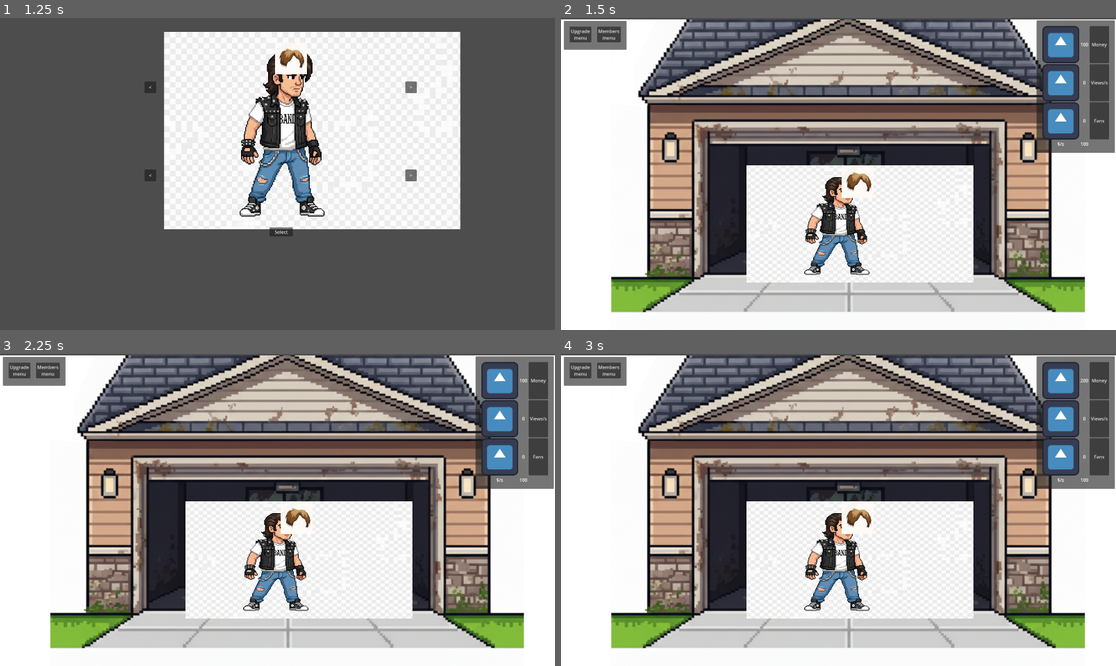
Above: before the commit, frames 1-4 (two rows, left to right).
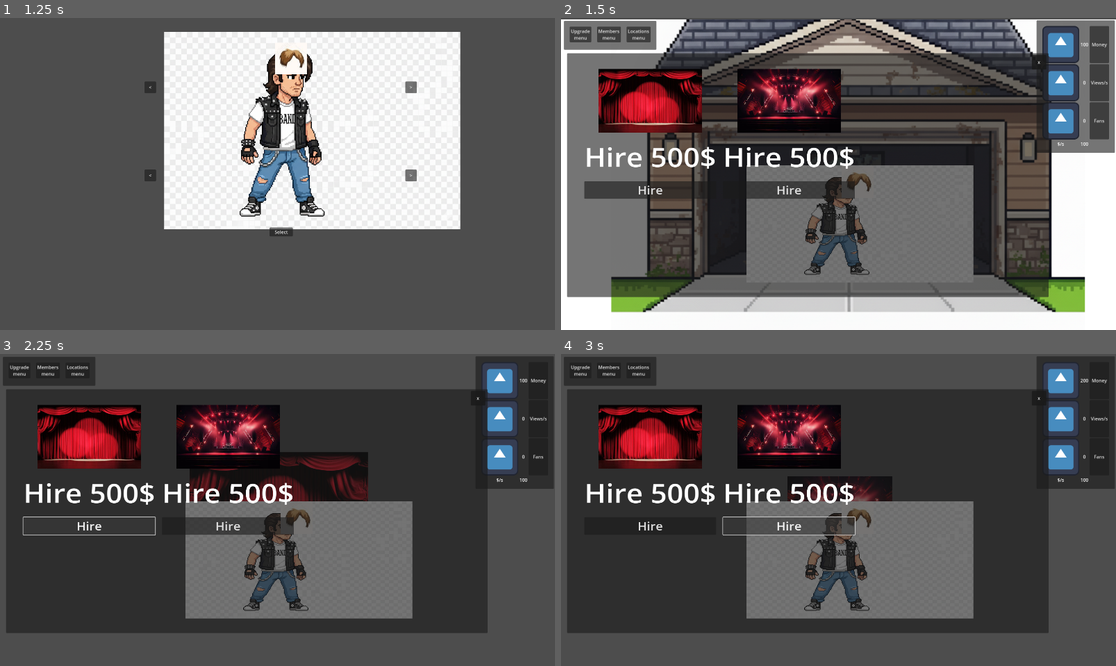
Above: after the commit, the same moments.

Repository: Geluco/music-band-tycoon
Game: Godot game, scene res://scenes/menu.tscn
Two runs of this game, one before a commit and one after it. Both use one fixed random seed, a clock stepped at 60 frames per second and the inputs below. The engine's default icon, where the game draws it, is replaced by a stand-in: a white triangle on a blue panel in a dark square.
Inputs (mouse positions are in pixels of both pictures, inside the frame that each line leads up to):
- Up to frame 1 (1.25 s): click "Play" at 0.5 s
- Up to frame 2 (1.5 s): click "Select" at 1.25 s
- Up to frame 3 (2.25 s): click (88, 525) at 2 s, where only the run after the commit has a clickable "Hire"
- Up to frame 4 (3 s): click (788, 525) at 2.75 s, where only the run after the commit has a clickable "Hire"

Frame 1 is identical in both runs. In frame 2, 58% of the frame differs, in the area x 1-88%, y 0-90%; in frame 3, 89%, in the area x 0-100%, y 0-100%; in frame 4, 88%.

Commit message:
Menu de cambio de localizaciones
creado el menu de cambio, hay que hacer que el boton que muestra la escena del menu de cambio de localizacion no se inicie la escena cada vez que lo pulsas porque sino no funciona el cambio de localizacion.

Diff:
--- a/scenes/canvasStats.tscn
+++ b/scenes/canvasStats.tscn
@@ -120,8 +120,14 @@
 text = "Members
 menu"
 
+[node name="Button_locations_menu" type="Button" parent="CanvasLayer/PanelStats2/MarginStats/GridStats"]
+layout_mode = 2
+text = "Locations
+menu"
+
 [connection signal="pressed" from="CanvasLayer/PanelStats/MarginStats/GridStats/ButtonMoney" to="." method="_on_button_money_pressed"]
 [connection signal="pressed" from="CanvasLayer/PanelStats/MarginStats/GridStats/ButtonViews" to="." method="_on_button_views_pressed"]
 [connection signal="pressed" from="CanvasLayer/PanelStats/MarginStats/GridStats/ButtonFans" to="." method="_on_button_fans_pressed"]
 [connection signal="pressed" from="CanvasLayer/PanelStats2/MarginStats/GridStats/Button_upgrade_menu" to="." method="_on_button_upgrade_menu_pressed"]
 [connection signal="pressed" from="CanvasLayer/PanelStats2/MarginStats/GridStats/Button_members_menu" to="." method="_on_button_members_menu_pressed"]
+[connection signal="pressed" from="CanvasLayer/PanelStats2/MarginStats/GridStats/Button_locations_menu" to="." method="_on_button_locations_menu_pressed"]
--- a/scenes/main_node.tscn
+++ b/scenes/main_node.tscn
@@ -6,19 +6,22 @@
 [ext_resource type="Texture2D" uid="uid://b6xs62muedwl3" path="res://img/main_character.png" id="3_63mur"]
 [ext_resource type="PackedScene" uid="uid://jm0yeyo3yq2v" path="res://scenes/menuUpgrades.tscn" id="3_32378"]
 [ext_resource type="PackedScene" uid="uid://cauv6vdrywn5w" path="res://scenes/menu_members.tscn" id="3_brsxu"]
+[ext_resource type="PackedScene" uid="uid://l2rihofdinop" path="res://scenes/menu_locations.tscn" id="5_mbi2d"]
 [ext_resource type="Texture2D" uid="uid://dynfuy07ji6xf" path="res://img/image001.png" id="7_p3mmm"]
 
 [node name="Main Node" type="Node2D"]
 script = ExtResource("1_brsxu")
 
-[node name="canvasStats" parent="." instance=ExtResource("2_p3mmm")]
+[node name="CanvasStats" parent="." instance=ExtResource("2_p3mmm")]
 
 [node name="MenuUpgrades" parent="." instance=ExtResource("3_32378")]
 position = Vector2(0, 1)
 
 [node name="MenuMembers" parent="." instance=ExtResource("3_brsxu")]
 
-[node name="Garage" type="Sprite2D" parent="."]
+[node name="menu_locations" parent="." instance=ExtResource("5_mbi2d")]
+
+[node name="Background" type="Sprite2D" parent="."]
 position = Vector2(964, 543)
 scale = Vector2(1.00885, 0.996296)
 texture = ExtResource("2_63mur")
--- /dev/null
+++ b/scenes/menu_locations.tscn
@@ -0,0 +1,147 @@
+[gd_scene load_steps=10 format=3 uid="uid://l2rihofdinop"]
+
+[ext_resource type="Script" uid="uid://cwkrmjm1vqt1s" path="res://scripts/menu_locations.gd" id="1_rpxht"]
+[ext_resource type="Texture2D" uid="uid://dbpd1qitj8nym" path="res://img/garaje.png" id="2_cag3g"]
+[ext_resource type="Script" uid="uid://dp4axmnl7q35n" path="res://scripts/charac_info.gd" id="3_2sov7"]
+[ext_resource type="Texture2D" uid="uid://dc55fkjdrreyr" path="res://img/escenario1.jpg" id="4_qteu3"]
+[ext_resource type="Texture2D" uid="uid://ba5lfy7iobrin" path="res://img/escenario2.jpg" id="5_27gp1"]
+[ext_resource type="PackedScene" uid="uid://8rdlqav878pv" path="res://scenes/main_node.tscn" id="6_gppnv"]
+
+[sub_resource type="Resource" id="Resource_gppnv"]
+script = ExtResource("3_2sov7")
+key = "0"
+img = ExtResource("2_cag3g")
+metadata/_custom_type_script = "uid://dp4axmnl7q35n"
+
+[sub_resource type="Resource" id="Resource_cag3g"]
+script = ExtResource("3_2sov7")
+key = "1"
+img = ExtResource("4_qteu3")
+metadata/_custom_type_script = "uid://dp4axmnl7q35n"
+
+[sub_resource type="Resource" id="Resource_2sov7"]
+script = ExtResource("3_2sov7")
+key = "2"
+img = ExtResource("5_27gp1")
+metadata/_custom_type_script = "uid://dp4axmnl7q35n"
+
+[node name="menu_locations" type="Node2D"]
+script = ExtResource("1_rpxht")
+background_data = Array[ExtResource("3_2sov7")]([SubResource("Resource_gppnv"), SubResource("Resource_cag3g"), SubResource("Resource_2sov7")])
+background_scene = ExtResource("6_gppnv")
+
+[node name="CanvasLayer" type="CanvasLayer" parent="."]
+
+[node name="MenuUpgrades" type="PanelContainer" parent="CanvasLayer"]
+offset_left = 21.0
+offset_top = 122.0
+offset_right = 1694.0
+offset_bottom = 1046.0
+scale = Vector2(0.995755, 0.913314)
+metadata/_edit_use_anchors_ = true
+
+[node name="MarginUpgrades" type="MarginContainer" parent="CanvasLayer/MenuUpgrades"]
+layout_mode = 2
+theme_override_constants/margin_left = 50
+theme_override_constants/margin_top = 50
+theme_override_constants/margin_right = 50
+theme_override_constants/margin_bottom = 50
+
+[node name="GridUpgrades" type="GridContainer" parent="CanvasLayer/MenuUpgrades/MarginUpgrades"]
+layout_mode = 2
+columns = 2
+
+[node name="MarginImg1" type="MarginContainer" parent="CanvasLayer/MenuUpgrades/MarginUpgrades/GridUpgrades"]
+layout_mode = 2
+theme_override_constants/margin_left = 10
+theme_override_constants/margin_top = 10
+theme_override_constants/margin_right = 10
+theme_override_constants/margin_bottom = 10
+
+[node name="TextureRect" type="TextureRect" parent="CanvasLayer/MenuUpgrades/MarginUpgrades/GridUpgrades/MarginImg1"]
+layout_mode = 2
+texture = ExtResource("4_qteu3")
+expand_mode = 3
+stretch_mode = 5
+
+[node name="MarginImg2" type="MarginContainer" parent="CanvasLayer/MenuUpgrades/MarginUpgrades/GridUpgrades"]
+layout_mode = 2
+theme_override_constants/margin_left = 10
+theme_override_constants/margin_top = 10
+theme_override_constants/margin_right = 10
+theme_override_constants/margin_bottom = 10
+
+[node name="TextureRect" type="TextureRect" parent="CanvasLayer/MenuUpgrades/MarginUpgrades/GridUpgrades/MarginImg2"]
+layout_mode = 2
+texture = ExtResource("5_27gp1")
+stretch_mode = 5
+
+[node name="MaginText1" type="MarginContainer" parent="CanvasLayer/MenuUpgrades/MarginUpgrades/GridUpgrades"]
+layout_mode = 2
+theme_override_constants/margin_left = 10
+theme_override_constants/margin_top = 10
+theme_override_constants/margin_right = 10
+theme_override_constants/margin_bottom = 10
+
+[node name="Label" type="Label" parent="CanvasLayer/MenuUpgrades/MarginUpgrades/GridUpgrades/MaginText1"]
+layout_mode = 2
+theme_override_font_sizes/font_size = 100
+text = "Hire 500$"
+horizontal_alignment = 1
+vertical_alignment = 1
+
+[node name="MaginText2" type="MarginContainer" parent="CanvasLayer/MenuUpgrades/MarginUpgrades/GridUpgrades"]
+layout_mode = 2
+theme_override_constants/margin_left = 10
+theme_override_constants/margin_top = 10
+theme_override_constants/margin_right = 10
+theme_override_constants/margin_bottom = 10
+
+[node name="Label" type="Label" parent="CanvasLayer/MenuUpgrades/MarginUpgrades/GridUpgrades/MaginText2"]
+layout_mode = 2
+theme_override_font_sizes/font_size = 100
+text = "Hire 500$"
+horizontal_alignment = 1
+vertical_alignment = 1
+
+[node name="MarginButton1" type="MarginContainer" parent="CanvasLayer/MenuUpgrades/MarginUpgrades/GridUpgrades"]
+layout_mode = 2
+theme_override_constants/margin_left = 10
+theme_override_constants/margin_top = 10
+theme_override_constants/margin_right = 10
+theme_override_constants/margin_bottom = 10
+
+[node name="Button1" type="Button" parent="CanvasLayer/MenuUpgrades/MarginUpgrades/GridUpgrades/MarginButton1"]
+layout_mode = 2
+theme_override_font_sizes/font_size = 43
+text = "Hire"
+
+[node name="MarginButton2" type="MarginContainer" parent="CanvasLayer/MenuUpgrades/MarginUpgrades/GridUpgrades"]
+layout_mode = 2
+theme_override_constants/margin_left = 10
+theme_override_constants/margin_top = 10
+theme_override_constants/margin_right = 10
+theme_override_constants/margin_bottom = 10
+
+[node name="Button2" type="Button" parent="CanvasLayer/MenuUpgrades/MarginUpgrades/GridUpgrades/MarginButton2"]
+layout_mode = 2
+theme_override_font_sizes/font_size = 43
+text = "Hire"
+
+[node name="Panel_close_button" type="PanelContainer" parent="CanvasLayer"]
+anchors_preset = 1
+anchor_left = 1.0
+anchor_right = 1.0
+offset_left = -291.0
+offset_top = 128.0
+offset_right = -241.0
+offset_bottom = 178.0
+grow_horizontal = 0
+
+[node name="Button_close" type="Button" parent="CanvasLayer/Panel_close_button"]
+layout_mode = 2
+text = "x"
+
+[connection signal="pressed" from="CanvasLayer/MenuUpgrades/MarginUpgrades/GridUpgrades/MarginButton1/Button1" to="." method="_on_button_1_pressed"]
+[connection signal="pressed" from="CanvasLayer/MenuUpgrades/MarginUpgrades/GridUpgrades/MarginButton2/Button2" to="." method="_on_button_2_pressed"]
+[connection signal="pressed" from="CanvasLayer/Panel_close_button/Button_close" to="." method="_on_button_close_pressed"]
--- a/scripts/canvas_stats.gd
+++ b/scripts/canvas_stats.gd
@@ -7,7 +7,15 @@
 #declaracion de variables del menu de miembros
 @onready var open_button_menu_members: Button = get_node("CanvasLayer/PanelStats2/MarginStats/GridStats/Button_members_menu")
 var menu_members_Instance: Node = null
-var menu_members_Canvas: CanvasLayer = null
+var menu_members_canvas: CanvasLayer = null
+
+'''
+@onready var open_button_menu_locations: Button = get_node("CanvasLayer/PanelStats2/MarginStats/GridStats/Button_locations_menu")
+var menu_locations_Instance: Node = null
+var menu_locations_canvas: CanvasLayer = null
+'''
+
+
 
 #views al presionar boton
 func _on_button_views_pressed() -> void:
@@ -40,7 +48,17 @@
 	menu_members_Instance = menu_members.instantiate()
 	get_tree().root.add_child(menu_members_Instance)
 	# Busca el CanvasLayer dentro de la escena cargada
-	menu_members_Canvas = menu_members_Instance.get_node("CanvasLayer")
+	menu_members_canvas = menu_members_Instance.get_node("CanvasLayer")
+
+	#codigo boton mostrar menu localizaciones
+	'''
+	open_button_menu_locations.pressed.connect(_on_button_locations_menu_pressed)
+	var menu_locations = load("res://scenes/menu_locations.tscn")
+	menu_locations_Instance = menu_locations.instantiate()
+	get_tree().root.add_child(menu_locations_Instance)
+	# Busca el CanvasLayer dentro de la escena cargada
+	menu_locations_canvas = menu_locations_Instance.get_node("CanvasLayer")
+'''
 
 #funcion boton mostrar menu mejora
 func _on_button_upgrade_menu_pressed() -> void:
@@ -48,4 +66,9 @@
 
 #funcion boton mostrar menu miembros
 func _on_button_members_menu_pressed() -> void:
-	menu_members_Canvas.show()
+	menu_members_canvas.show()
+
+'''
+func _on_button_locations_menu_pressed() -> void:
+	menu_locations_canvas.show()
+'''
--- /dev/null
+++ b/scripts/menu_locations.gd
@@ -0,0 +1,37 @@
+extends Node2D
+
+
+@export var background_data:Array[CharacterData]
+@export var background_scene:PackedScene
+@onready var canvaslayer_locations=get_node("CanvasLayer")
+# Subimos al nodo padre (main_node) y buscamos el Sprite2D llamado "Background"
+@onready var background_node = get_parent().get_node_or_null("Background") as Sprite2D
+
+func _on_button_1_pressed() -> void:
+	if background_node:
+		# Verificamos que la textura exista
+		if background_data.size() > 1 and background_data[1].img:
+			background_node.texture = background_data[1].img
+			print_debug("Textura cambiada correctamente")
+		else:
+			print_debug("background_data[1].img no es válido")
+	else:
+		print_debug("No se encontró el nodo Background en el padre")
+
+
+
+func _on_button_2_pressed() -> void:
+	if background_node:
+		# Verificamos que la textura exista
+		if background_data.size() > 2 and background_data[2].img:
+			background_node.texture = background_data[2].img
+			print_debug("Textura cambiada correctamente")
+		else:
+			print_debug("background_data[1].img no es válido")
+	else:
+		print_debug("No se encontró el nodo Background en el padre")
+
+
+
+func _on_button_close_pressed() -> void:
+	canvaslayer_locations.hide()
Binary file added: img/escenario1.jpg
Not shown, added: img/escenario1.jpg.import
Binary file added: img/escenario2.jpg
Not shown, added: img/escenario2.jpg.import
Not shown: 1 places in scenes/main_node.tscn that only renumber resources
Not shown, added: scripts/menu_locations.gd.uid
Not shown, changed: .DS_Store
Not shown, added: img/escenario2.jpg.avif
